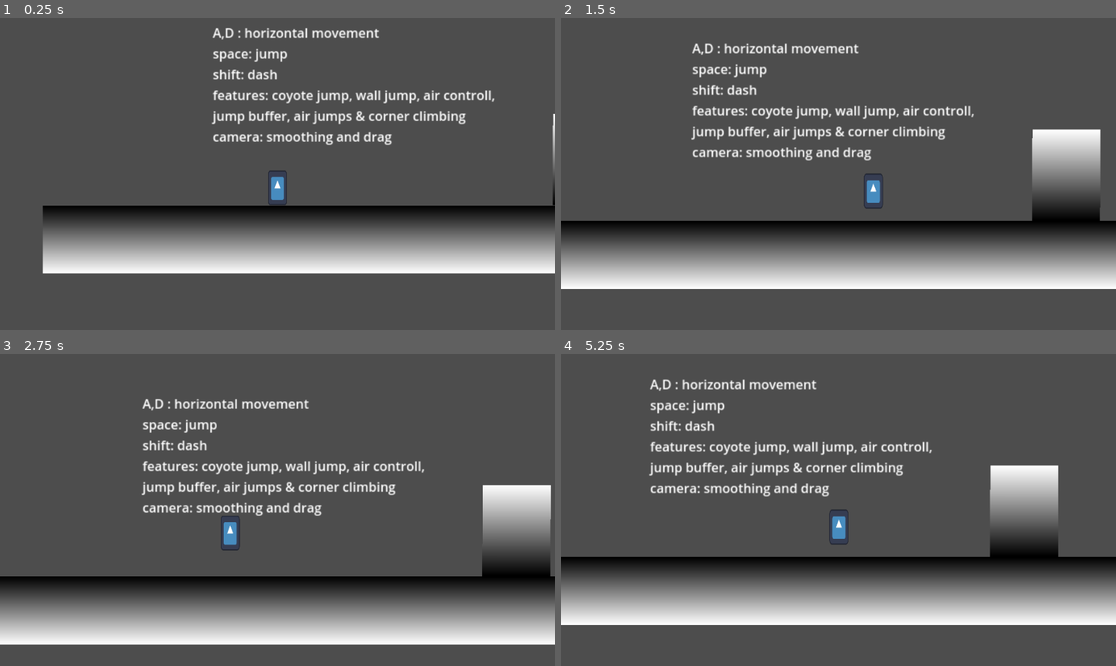
Above: before the commit, frames 1-4 (two rows, left to right).
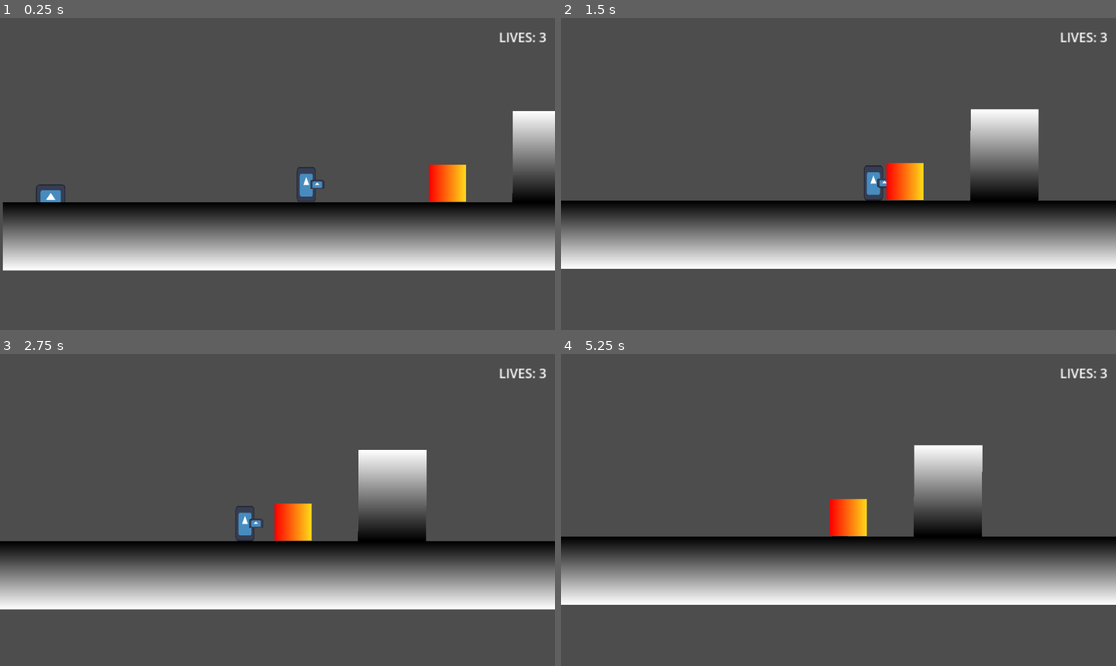
Above: after the commit, the same moments.

Repository: Nispeter/MetalSlug
Game: Godot game, scene res://scenes/main.tscn
Same seed, same stepped clock (60 frames per second), same inputs: the game is played once before the commit and once after it. The engine's default icon, where the game draws it, is replaced by a stand-in: a white triangle on a blue panel in a dark square.
Inputs (mouse positions are in pixels of both pictures, inside the frame that each line leads up to):
- Up to frame 1 (0.25 s): no input
- Up to frame 2 (1.5 s): move the mouse to (960, 158) at 0.52 s; hold Right (ui_right) from 0.53 s (still down); tap Shift (dash) at 0.6 s; tap Space (jump) at 0.77, 1.07 s; click (960, 158) at 0.8 s; move the mouse to (727, 189) at 1.27 s; click (727, 189) at 1.35 s
- Up to frame 3 (2.75 s): tap Space (jump) at 1.52, 1.55, 1.82 s; move the mouse to (333, 441) at 2.02 s; release Right (ui_right) at 2.03 s; hold Left (ui_left) from 2.03 s (still down); hold Space (jump) from 2.03 s (still down); tap Shift (dash) at 2.3 s
- Up to frame 4 (5.25 s): move the mouse to (810, 572) at 2.77 s; release Left (ui_left) at 2.78 s; release Space (jump) at 2.78 s; hold Right (ui_right) 2.78-4.28 s; tap Shift (dash) at 2.85, 4.35 s; tap Space (jump) at 3.02, 3.32, 4.52, 4.82 s; click (810, 572) at 3.05 s; move the mouse to (1005, 556) at 3.52 s; hold Space (jump) 3.53-4.28 s; click (1005, 556) at 3.6 s; move the mouse to (672, 463) at 4.27 s; hold Left (ui_left) 4.28-5.03 s; move the mouse to (866, 510) at 5.02 s; hold Right (ui_right) from 5.03 s (still down); click (866, 510) at 5.1 s

The runs differ from the first frame. In frame 1, 9.9% of the frame differs, in the area x 0-100%, y 3-82%; in frame 2, 36%; in frame 3, 39%, in the area x 0-100%, y 4-94%; in frame 4, 36%.

Commit message:
bullets, lives, damagable objs & death

Diff:
--- a/project.godot
+++ b/project.godot
@@ -52,3 +52,8 @@
 "events": [Object(InputEventKey,"resource_local_to_scene":false,"resource_name":"","device":-1,"window_id":0,"alt_press …(195 unchanged characters)…
 ]
 }
+attack={
+"deadzone": 0.5,
+"events": [Object(InputEventMouseButton,"resource_local_to_scene":false,"resource_name":"","device":-1,"window_id":0,"alt_pressed":false,"shift_pressed":false,"ctrl_pressed":false,"meta_pressed":false,"button_mask":1,"position":Vector2(107, 7),"global_position":Vector2(116, 53),"factor":1.0,"button_index":1,"canceled":false,"pressed":true,"double_click":false,"script":null)
+]
+}
--- /dev/null
+++ b/scenes/bullet.tscn
@@ -0,0 +1,27 @@
+[gd_scene load_steps=5 format=3 uid="uid://cn7c5flv6sdx5"]
+
+[ext_resource type="Script" path="res://scripts/bullet.gd" id="1_lbktq"]
+
+[sub_resource type="CircleShape2D" id="CircleShape2D_6ldl2"]
+
+[sub_resource type="Gradient" id="Gradient_n1a13"]
+colors = PackedColorArray(0, 0, 1, 1, 0.946208, 0.251535, 1, 1)
+
+[sub_resource type="GradientTexture1D" id="GradientTexture1D_sqpjv"]
+gradient = SubResource("Gradient_n1a13")
+
+[node name="Area2D" type="Area2D"]
+scale = Vector2(1.11905, 0.313624)
+collision_layer = 2
+collision_mask = 2
+script = ExtResource("1_lbktq")
+lifetime = 2.0
+
+[node name="CollisionShape2D" type="CollisionShape2D" parent="."]
+shape = SubResource("CircleShape2D_6ldl2")
+
+[node name="Sprite2D" type="Sprite2D" parent="."]
+scale = Vector2(0.0703125, 16)
+texture = SubResource("GradientTexture1D_sqpjv")
+
+[connection signal="body_entered" from="." to="." method="_on_body_entered"]
--- a/scenes/main.tscn
+++ b/scenes/main.tscn
@@ -1,7 +1,16 @@
-[gd_scene load_steps=7 format=3 uid="uid://b2nmnwovc316j"]
+[gd_scene load_steps=17 format=3 uid="uid://b2nmnwovc316j"]
 
 [ext_resource type="Script" path="res://scripts/player.gd" id="1_hq3rn"]
 [ext_resource type="Texture2D" uid="uid://bq85itqu1d062" path="res://assets/icon.svg" id="2_n27fh"]
+[ext_resource type="Script" path="res://scripts/breakable.gd" id="3_rdx76"]
+[ext_resource type="Script" path="res://scripts/player_health.gd" id="4_32wmc"]
+[ext_resource type="Script" path="res://scripts/spikes.gd" id="5_23gqn"]
+[ext_resource type="Script" path="res://scripts/player_movement.gd" id="5_aisyd"]
+[ext_resource type="Script" path="res://scripts/pistol.gd" id="6_1clyr"]
+[ext_resource type="PackedScene" uid="uid://cn7c5flv6sdx5" path="res://scenes/bullet.tscn" id="7_bi03l"]
+
+[sub_resource type="RectangleShape2D" id="RectangleShape2D_02osq"]
+size = Vector2(50, 50)
 
 [sub_resource type="RectangleShape2D" id="RectangleShape2D_afhr3"]
 size = Vector2(1316, 120)
@@ -11,11 +20,20 @@
 [sub_resource type="GradientTexture2D" id="GradientTexture2D_o3yob"]
 gradient = SubResource("Gradient_8vi5t")
 
+[sub_resource type="RectangleShape2D" id="RectangleShape2D_rqvhb"]
+
+[sub_resource type="Gradient" id="Gradient_pimlr"]
+colors = PackedColorArray(1, 0, 0, 1, 1, 0.854902, 0.101961, 1)
+
+[sub_resource type="GradientTexture2D" id="GradientTexture2D_g8nn1"]
+gradient = SubResource("Gradient_pimlr")
+
 [sub_resource type="CapsuleShape2D" id="CapsuleShape2D_5fflx"]
 
 [node name="Main" type="Node2D"]
 
-[node name="Controls" type="Label" parent="."]
+[node name="controls" type="Label" parent="."]
+visible = false
 offset_left = 71.0
 offset_top = 156.0
 offset_right = 421.0
@@ -30,6 +48,18 @@
 
 [node name="place_holder_map" type="Node" parent="."]
 
+[node name="damage_block" type="Area2D" parent="place_holder_map"]
+position = Vector2(-140, 466)
+script = ExtResource("5_23gqn")
+damage_amount = 100
+
+[node name="Sprite2D" type="Sprite2D" parent="place_holder_map/damage_block"]
+scale = Vector2(0.4, 0.4)
+texture = ExtResource("2_n27fh")
+
+[node name="CollisionShape2D" type="CollisionShape2D" parent="place_holder_map/damage_block"]
+shape = SubResource("RectangleShape2D_02osq")
+
 [node name="ground" type="StaticBody2D" parent="place_holder_map"]
 position = Vector2(435, 530)
 
@@ -43,6 +73,8 @@
 
 [node name="pilar" type="StaticBody2D" parent="place_holder_map"]
 position = Vector2(435, 530)
+collision_layer = 3
+collision_mask = 3
 
 [node name="elevated_ground" type="CollisionShape2D" parent="place_holder_map/pilar"]
 position = Vector2(283, -138)
@@ -55,10 +87,31 @@
 scale = Vector2(20.5606, 1.83958)
 texture = SubResource("GradientTexture2D_o3yob")
 
-[node name="player" type="CharacterBody2D" parent="."]
+[node name="spawn_point" type="Node2D" parent="place_holder_map"]
+position = Vector2(302, 444)
+
+[node name="damagable_box" type="StaticBody2D" parent="place_holder_map"]
+position = Vector2(546, 438)
+collision_layer = 2
+collision_mask = 2
+
+[node name="CollisionShape2D" type="CollisionShape2D" parent="place_holder_map/damagable_box"]
+shape = SubResource("RectangleShape2D_rqvhb")
+
+[node name="Sprite2D" type="Sprite2D" parent="place_holder_map/damagable_box"]
+texture = SubResource("GradientTexture2D_g8nn1")
+
+[node name="health_controller" type="Node" parent="place_holder_map/damagable_box"]
+script = ExtResource("3_rdx76")
+max_health = 20
+
+[node name="player" type="CharacterBody2D" parent="." node_paths=PackedStringArray("spawn_point", "live_counter")]
 position = Vector2(183, 408)
 scale = Vector2(1.6, 1.96)
 script = ExtResource("1_hq3rn")
+spawn_point = NodePath("../place_holder_map/spawn_point")
+live_counter = NodePath("../CanvasGroup/lives")
+max_lives = 3
 
 [node name="Sprite2D" type="Sprite2D" parent="player"]
 scale = Vector2(0.159999, 0.239999)
@@ -75,3 +128,33 @@
 drag_top_margin = 0.05
 drag_right_margin = 0.05
 drag_bottom_margin = 0.05
+
+[node name="health_controller" type="Node" parent="player"]
+script = ExtResource("4_32wmc")
+
+[node name="movement_controller" type="Node" parent="player"]
+script = ExtResource("5_aisyd")
+advanced_movement = false
+max_jumps = 2
+
+[node name="weapon_controller" type="Node2D" parent="player"]
+position = Vector2(11.875, 0)
+script = ExtResource("6_1clyr")
+bullet_sc = ExtResource("7_bi03l")
+
+[node name="Sprite2D" type="Sprite2D" parent="player/weapon_controller"]
+scale = Vector2(0.117188, 0.0637755)
+texture = ExtResource("2_n27fh")
+
+[node name="CanvasGroup" type="CanvasLayer" parent="."]
+
+[node name="lives" type="Label" parent="CanvasGroup"]
+offset_left = 863.0
+offset_top = 17.0
+offset_right = 916.0
+offset_bottom = 40.0
+scale = Vector2(1.39519, 1.38197)
+text = "lives: 0"
+
+[connection signal="body_entered" from="place_holder_map/damage_block" to="place_holder_map/damage_block" method="_on_body_entered"]
+[connection signal="loose_lives" from="player/health_controller" to="player" method="_loose_live"]
--- /dev/null
+++ b/scripts/breakable.gd
@@ -0,0 +1,5 @@
+extends health
+class_name Breakable
+
+func die():
+	get_parent().queue_free()
--- /dev/null
+++ b/scripts/bullet.gd
@@ -0,0 +1,20 @@
+extends damage_dealer
+class_name bullet
+
+@export var  speed: float = 600.0
+@export var lifetime: float = 10.0
+
+var direction: Vector2
+func _ready():
+	await get_tree().create_timer(lifetime).timeout
+	queue_free()
+
+func _process(delta:float):
+	position += direction * speed * delta
+
+func set_direction (dir: Vector2):
+	direction = dir
+
+func _on_body_entered(body: Node):
+	deal_damage(body)
+	queue_free()
--- a/scripts/damage_dealer.gd
+++ b/scripts/damage_dealer.gd
@@ -1,12 +1,14 @@
-extends Object
+extends Area2D
 class_name damage_dealer
 
 @export var damage_amount: int = 10
 @export var target_object_id: int = 0
 
 func deal_damage(target: Object) -> void:
-	if target.has_method("take_damage"):				#TODO: search for damagable items (ones that inherit from health)
-		target.take_damage(damage_amount)
+	if target.has_node("health_controller"):
+		var health_controller = target.get_node("health_controller")
+		if health_controller.has_method("take_damage"):
+			health_controller.take_damage(damage_amount)
 
 func _on_body_entered(body: Node) -> void:
 	print("dealing damage!")
--- a/scripts/health.gd
+++ b/scripts/health.gd
@@ -1,22 +1,30 @@
-extends Object
+extends Node
 class_name health
 
-@export var max_health : int = 100
+@export var max_health : int = 100					#TODO: editor health not being applied
 var current_health: int = max_health
 var is_dead: bool = false
+
+func new_game():
+	current_health = max_health
+	is_dead = false
 
 func get_health() -> int:
 	return current_health
 
 func take_damage(damage: int) -> void:
-	print("damage taken: $damage, current health: $current_health" )
 	current_health -= damage
 	if current_health <= 0:
-		current_health = 0
-		is_dead = true
+		die()
+
+	print("damage taken: %d, current health: %d" %[damage, current_health])
 
 func heal(heal: int) -> void:
 	current_health += heal
 
 func get_alive() -> bool:
 	return is_dead
+
+func die():
+	current_health = 0
+	is_dead = true
--- /dev/null
+++ b/scripts/health_bar.gd
@@ -0,0 +1,13 @@
+extends ProgressBar
+
+var _max_health : int
+var _current_health : int
+var health_controller : Node
+
+func _ready():
+	health_controller = $"player/health_controller"						#WARNING: code not working and its not necessary
+	new_game()
+
+
+func new_game():
+	pass
--- /dev/null
+++ b/scripts/pistol.gd
@@ -0,0 +1,28 @@
+extends weapon
+
+@export var bullet_sc : PackedScene
+@export var shoot_rate: float = 0.5
+
+var can_shoot: bool = true
+var _sooting_dir: Vector2 = Vector2.RIGHT
+
+func _ready():
+	pass
+
+func attack():
+	shoot()
+
+func shoot():
+	if can_shoot:
+		var bullet_obj = bullet_sc.instantiate() as bullet 				#TODO: pool bullets instead for better performance
+		bullet_obj.position = position
+		bullet_obj.set_direction(_sooting_dir)							#NOTE: currently only works for right shooting
+		get_parent().add_child(bullet_obj)
+
+		can_shoot = false
+		await get_tree().create_timer(shoot_rate).timeout
+		can_shoot = true
+
+func _process(delta: float):
+	if Input.is_action_just_pressed("attack"):
+		attack()
--- a/scripts/player.gd
+++ b/scripts/player.gd
@@ -1,124 +1,41 @@
-extends CharacterBody2D
+extends Node2D
 
-# Movement parameters
-@export var speed: float = 200.0					#WARNING: on low values, edge detecion explodes
-@export var jump_force: float = 500.0
-@export var gravity: float = 2000.0
-@export var max_fall_speed: float = 4000.0
-@export var acceleration: float = 50.0
-@export var air_control: float = 0.8
+@export var spawn_point: Node
 
-# Jump parameters
-@export var coyote_time_duration: float = 0.2
-@export var jump_buffer_duration: float = 10		#NOTE: modify for timed jumps
-@export var variable_jump_height: float = 0.6
-@export var max_jumps: int = 2
+var health_controller
+var movement_controller
 
-# Wall jump parameters
-@export var wall_jump_force: Vector2 = Vector2(300, -400)
-@export var wall_slide_speed: float = 100.0
-@export var wall_jump_cooldown: float = 0.2
+@export var live_counter : Label
+@export var max_lives : int
+var current_lives : int
 
-# Dash parameters
-@export var dash_speed: float = speed * 4
-@export var dash_duration: float = 0.2
-@export var dash_cooldown: float = 0.5
+func _ready():
+	# live_counter = $CanvasGroup/lives							#ALERT: Programatic approach not working
+	health_controller = $health_controller
+	movement_controller = $movement_controller
+	new_game()
 
-# Internal state
-var is_jumping: bool = false
-var is_dashing: bool = false
-var can_wall_jump: bool = false
-var facing_direction: int = 1
-var jump_count: int = 0
+func new_game():
+	health_controller.new_game()
+	# movement_controller.new_game()
+	spawn_player()
+	current_lives = max_lives
+	live_counter.text = "LIVES: " + str(current_lives)
 
-var coyote_time: float = 0.0
-var jump_buffer_time: float = 0.0
-var dash_time: float = 0.0
-var dash_cooldown_time: float = 0.0
-var wall_jump_cooldown_time: float = 0.0
-
-var move_input: float = 0.0
-var is_on_wall: bool = false
-var is_on_ground: bool = false
-
-signal on_dash
-
-func _physics_process(delta: float) -> void:
-	if not is_on_floor() and not is_dashing:
-		velocity.y += gravity * delta
-		velocity.y = min(velocity.y, max_fall_speed)
-
-	if is_on_floor():
-		coyote_time = coyote_time_duration
-		jump_count = 0
-	else:
-		coyote_time -= delta
-
-	jump_buffer_time -= delta
-	wall_jump_cooldown_time -= delta
-	dash_cooldown_time -= delta
-
-	handle_horizontal_movement(delta)
-	handle_jumping()
-	handle_dashing(delta)
-
-	move_and_slide()
-
-	if is_on_floor() and is_dashing:
-		is_dashing = false
-		dash_time = 0
-
-func handle_horizontal_movement(delta: float) -> void:
-	move_input = Input.get_action_strength("ui_right") - Input.get_action_strength("ui_left")
-
-	var target_speed = move_input * speed
-	var accel = acceleration if is_on_floor() else acceleration * air_control
-
-	velocity.x = lerp(velocity.x, target_speed, accel * delta)
-
-	if move_input != 0:
-		facing_direction = sign(move_input)
-
-func handle_jumping() -> void:
-	#print(jump_count)
-	if is_on_wall and not is_on_floor() and Input.is_action_just_pressed("jump") and wall_jump_cooldown_time <= 0:
-		velocity = wall_jump_force * Vector2(facing_direction * -1, 1)
-		wall_jump_cooldown_time = wall_jump_cooldown
-	elif Input.is_action_just_pressed("jump") and (is_on_floor() or coyote_time > 0 or jump_buffer_time > 0) and jump_count < max_jumps:
-		velocity.y = -jump_force
-		is_jumping = true
-		jump_count += 1
-		coyote_time = 0.0
-		jump_buffer_time = 0.0
-	elif is_jumping and not Input.is_action_pressed("jump"):
-		if velocity.y < 0:
-			velocity.y *= variable_jump_height
-		is_jumping = false
-
-	if Input.is_action_just_pressed("jump"):
-		jump_buffer_time = jump_buffer_duration
-
-func handle_dashing(delta: float) -> void:
-	if Input.is_action_just_pressed("dash") and dash_cooldown_time <= 0 and not is_dashing:
-		is_dashing = true
-		dash_time = dash_duration
-		dash_cooldown_time = dash_cooldown
-		emit_signal("on_dash")
-
-	if is_dashing:
-		if is_on_floor():
-			velocity.x = facing_direction * dash_speed 						#TODO: reduce friction on grounded dash
-		else:
-			velocity.x = facing_direction * dash_speed
-
-		dash_time -= delta
-		if dash_time <= 0:
-			is_dashing = false
-
-	is_on_wall = is_on_wall_detected()
-	if is_on_wall and velocity.y > 0:
-		velocity.y = min(velocity.y, wall_slide_speed)
+func spawn_player():
+	if spawn_point:
+		position = spawn_point.position
+	pass
 
 
-func is_on_wall_detected() -> bool:
-	return get_slide_collision_count() > 0 and not is_on_floor()
+func _loose_live():
+	current_lives -= 1
+	live_counter.text = "LIVES: " + str(current_lives)
+	if current_lives < 1:
+		loose_game()
+	else: spawn_player()
+
+func loose_game():
+	print("you lost!")
+	#new_game()
+	pass
--- a/scripts/player_health.gd
+++ b/scripts/player_health.gd
@@ -1 +1,7 @@
 extends health
+
+signal loose_lives
+
+func die():
+	current_health = 0
+	loose_lives.emit()
--- a/scripts/player_movement.gd
+++ b/scripts/player_movement.gd
@@ -2,7 +2,7 @@
 
 var player_body: CharacterBody2D
 
-# Movement parameters
+# Movement parameters								#TODO: add max linear speed and make normal running speed lower, so momentum can be applied
 @export var advanced_movement : bool = true
 @export var speed: float = 200.0					#WARNING: on low values, edge detecion explodes
 @export var jump_force: float = 500.0
--- a/scripts/weapon.gd
+++ b/scripts/weapon.gd
@@ -1,15 +1,8 @@
 extends Node2D
+class_name weapon
 
-
-# Called when the node enters the scene tree for the first time.
-func _ready() -> void:
-	pass # Replace with function body.
-
-
-# Called every frame. 'delta' is the elapsed time since the previous frame.
-func _process(delta: float) -> void:
+func _ready():
 	pass
 
-
-func _on_body_entered(body: Node2D) -> void:
-	pass # Replace with function body.
+func attack():
+	pass
Not shown, added: scenes/mai7095.tmp
Not shown, added: scenes/mai89AB.tmp
